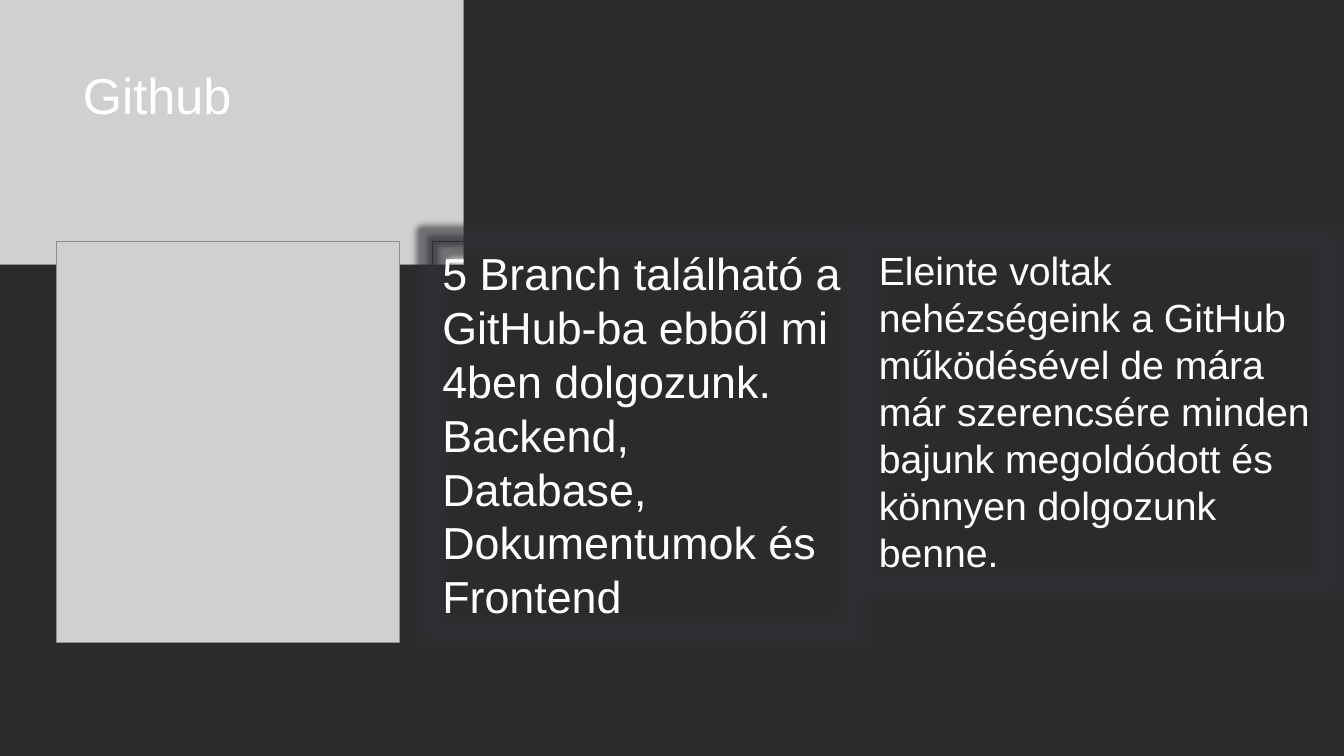
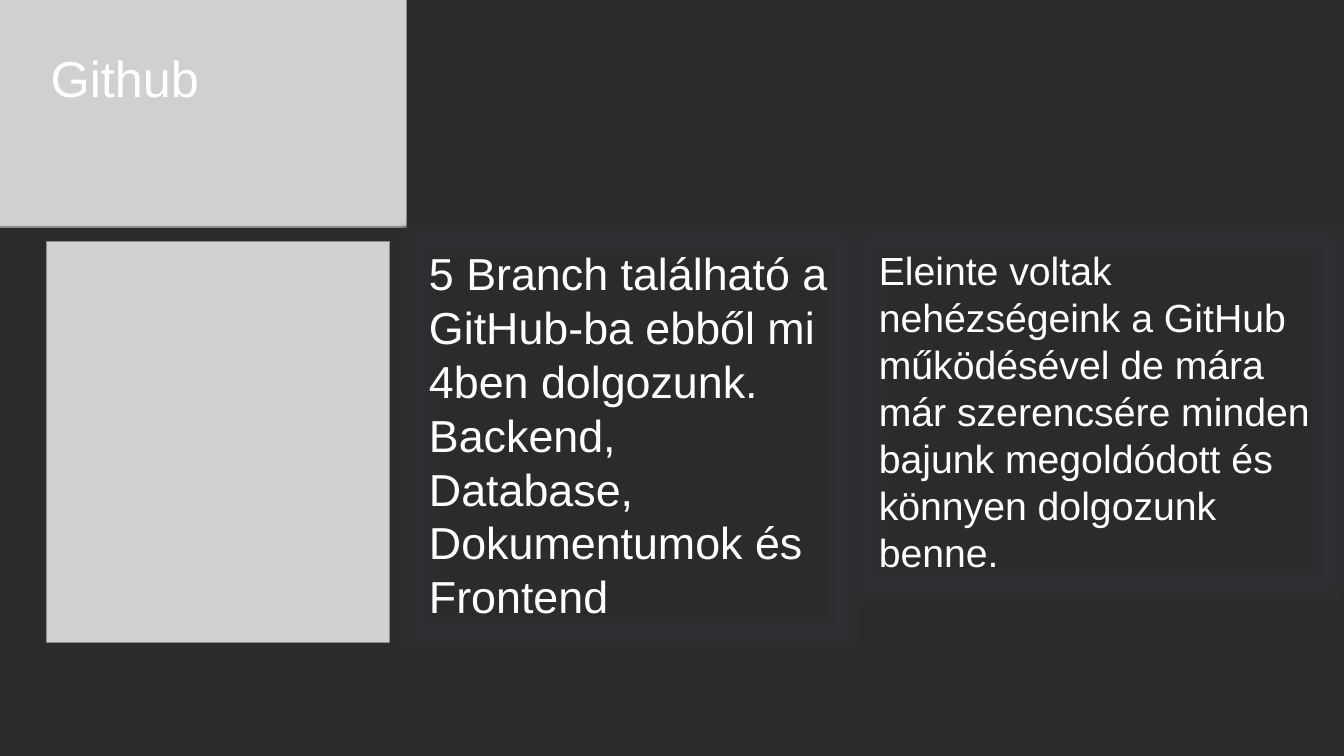
Before and after one commit to ponuzsr/vizsgaremek, a slide deck: slide 4 of Vizsgaremek_Ppt.pptx. Drawn at 1344x756 pixels with LibreOffice and Linux fonts; fonts in the diff are those of the drawing; grey boxes stand for pictures; background and template pictures are left out; a plain dark background stands for a picture behind light text. Boxes give left, top, right and bottom in pixels: in the first picture for what was removed or moved away, otherwise in the second. Text is boxed around its words. In the diff, an @@ line names an element or a change of style, - is before the commit and + after.

```diff
--- a/Vizsgaremek_Ppt.pptx
+++ b/Vizsgaremek_Ppt.pptx
@@ picture: place and size @@
-picture at <box>0,0,464,264</box>
+picture at <box>0,0,406,227</box>
@@ text "Github": place and size @@
-text "Github" at <box>83,78,231,114</box>
+text "Github" at <box>51,61,199,97</box>
@@ picture: place and size @@
-picture at <box>56,241,399,642</box>
+picture at <box>46,241,389,642</box>
@@ rectangle "5 Branch található a GitHub-ba ...": place and size @@
-rectangle "5 Branch található a GitHub-ba ..." at <box>433,241,853,631</box>
+rectangle "5 Branch található a GitHub-ba ..." at <box>419,241,840,631</box>
```
Also in this commit, not shown: 6 other slides changed, 12 slides added, 7 slides removed.
